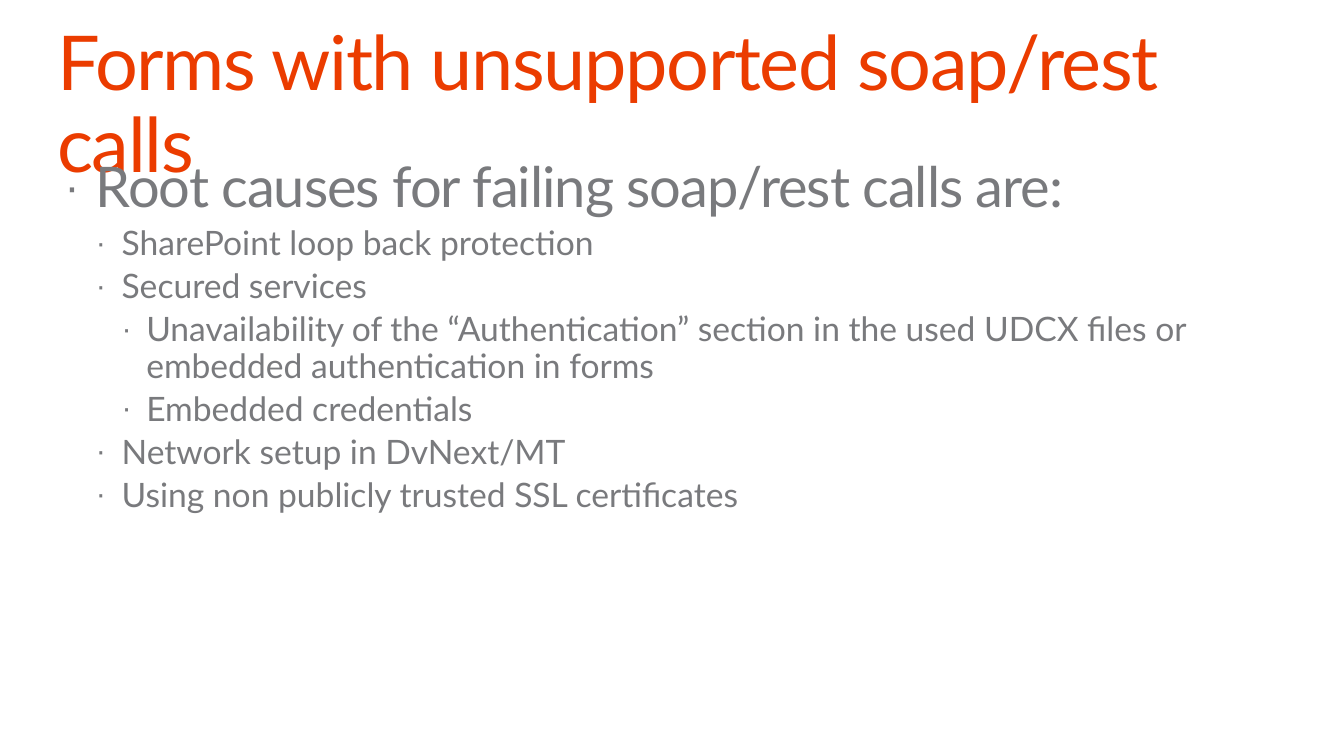
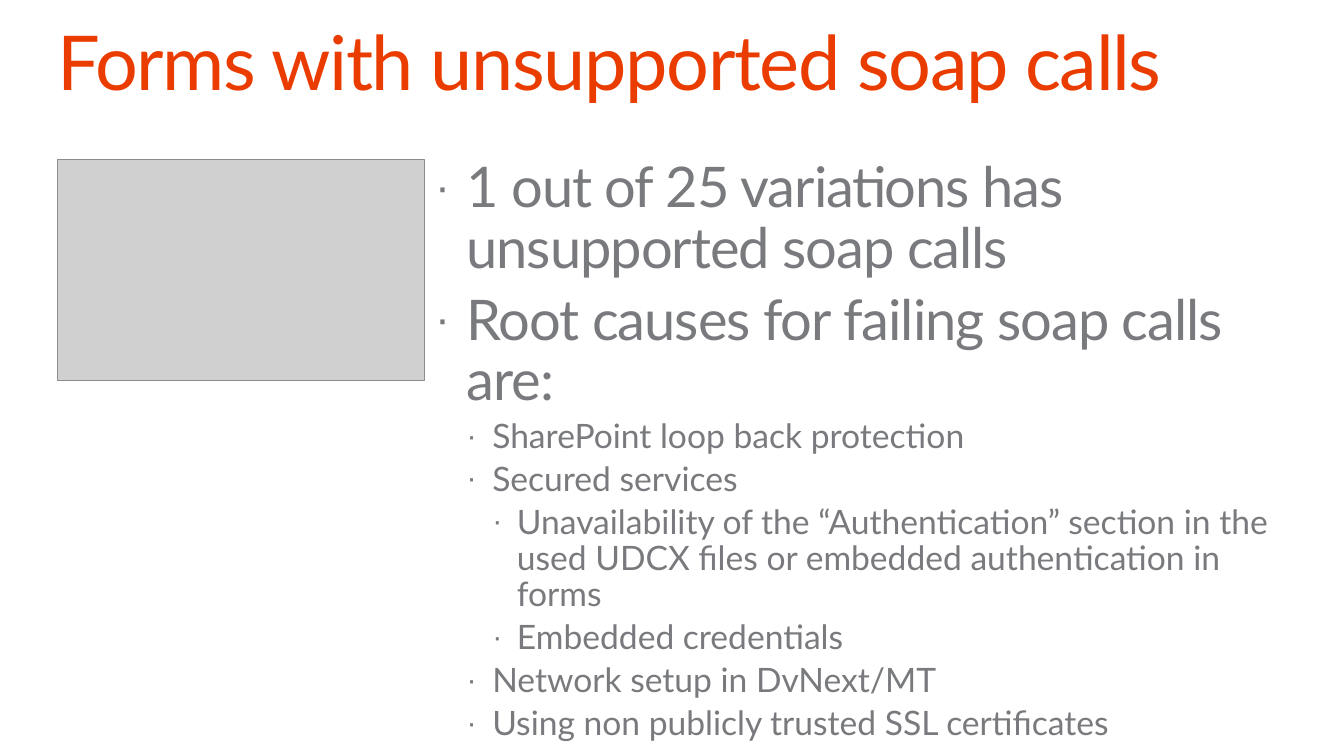
Before and after one commit to pnp/PnP-Transformation, a slide deck: slide 25 of InfoPath/Guidance/Decks/Office 365 JDP InfoPath - Self-service manual.pptx (slide 20 before the commit). Drawn at 1344x756 pixels with LibreOffice and Linux fonts; fonts in the diff are those of the drawing; grey boxes stand for pictures; background and template pictures are left out. Boxes give left, top, right and bottom in pixels: in the first picture for what was removed or moved away, otherwise in the second. Text is boxed around its words. In the diff, an @@ line names an element or a change of style, - is before the commit and + after.

```diff
--- a/InfoPath/Guidance/Decks/Office 365 JDP InfoPath - Self-service manual.pptx
+++ b/InfoPath/Guidance/Decks/Office 365 JDP InfoPath - Self-service manual.pptx
@@ title at [57,34,1162,103]: text changed @@
-Forms with unsupported soap/rest calls
+Forms with unsupported soap calls
@@ picture added at [57,159,424,380] @@
@@ text "1 out of 25 variations ...": place and size @@
-text "1 out of 25 variations ..." at [96,159,1186,513]
+text "1 out of 25 variations ..." at [467,166,1268,741]
@@ text at [467,166,1223,401]: text changed @@
-· Root causes for failing soap/rest calls are:
+· 1 out of 25 variations has unsupported soap calls
+· Root causes for failing soap calls are:
```
Also in this commit, not shown: 22 other slides changed, 10 slides added.
